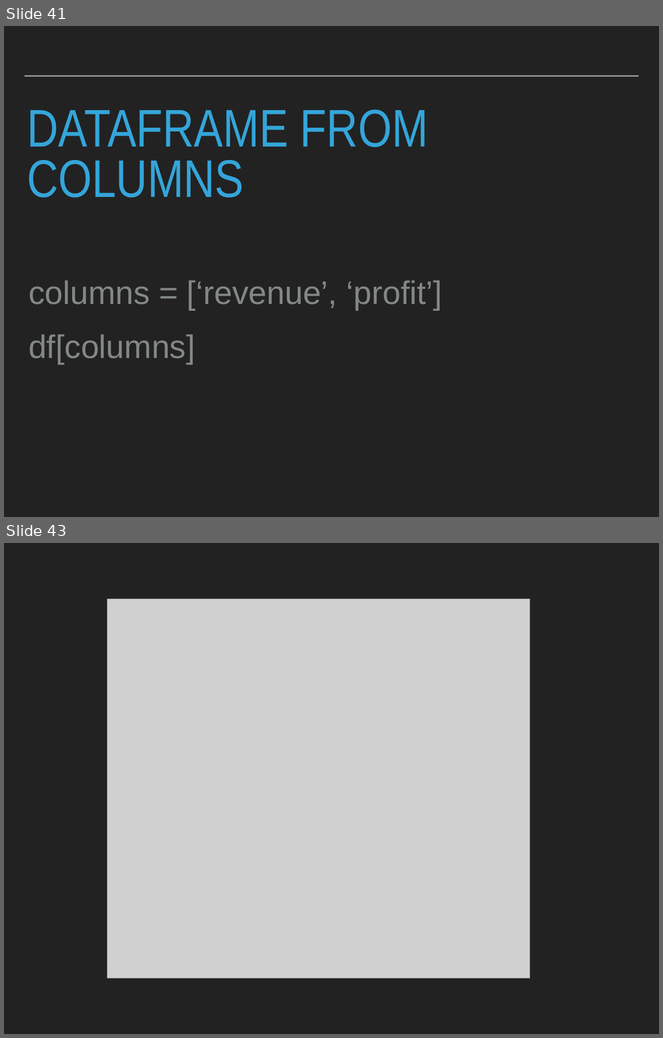
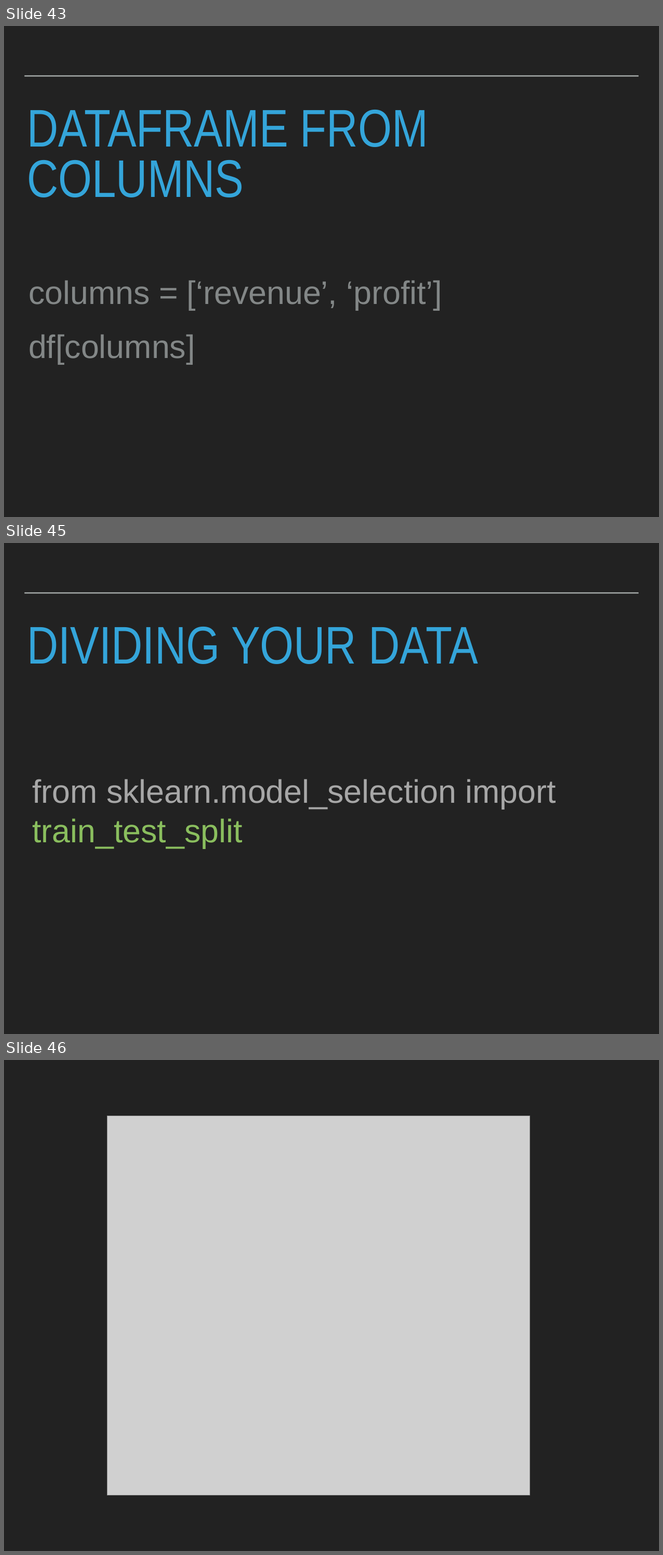
Before and after one commit to patricks1/noble-machine-learning, a slide deck: Session1/Session1_Slides.pptx. Shown one above the other, each under a label of ours: slides 41 and 43 before the commit, slides 43, 45 and 46 after it; the slides between them are not shown. The pictures are 663x1038 and 663x1555 pixels, drawn with LibreOffice and Linux fonts; fonts in the diff are those of the drawing; grey boxes stand for pictures. Boxes give left, top, right and bottom in pixels: in the first picture for what was removed or moved away, otherwise in the second. Text is boxed around its words. In the diff, an @@ line names an element or a change of style, - is before the commit and + after.

```diff
--- a/Session1/Session1_Slides.pptx
+++ b/Session1/Session1_Slides.pptx
@@ slide 45 added at (4,543,659,1034), background #222222; not listed: 1 template element that a slide beside it also shows @@
@@ title added at (27,627,478,664), 82.8 pt, text #34A5DA @@
+DIVIDING YOUR DATA
@@ text added at (32,779,556,848), 51 pt, text #A7A7A7 @@
+from sklearn.model_selection import train_test_split
@@ what was slide 41 is now slide 43 @@
@@ what was slide 43 is now slide 46 @@
```
Also in this commit, not shown: 3 slides changed, 5 other slides added, 1 other file.
